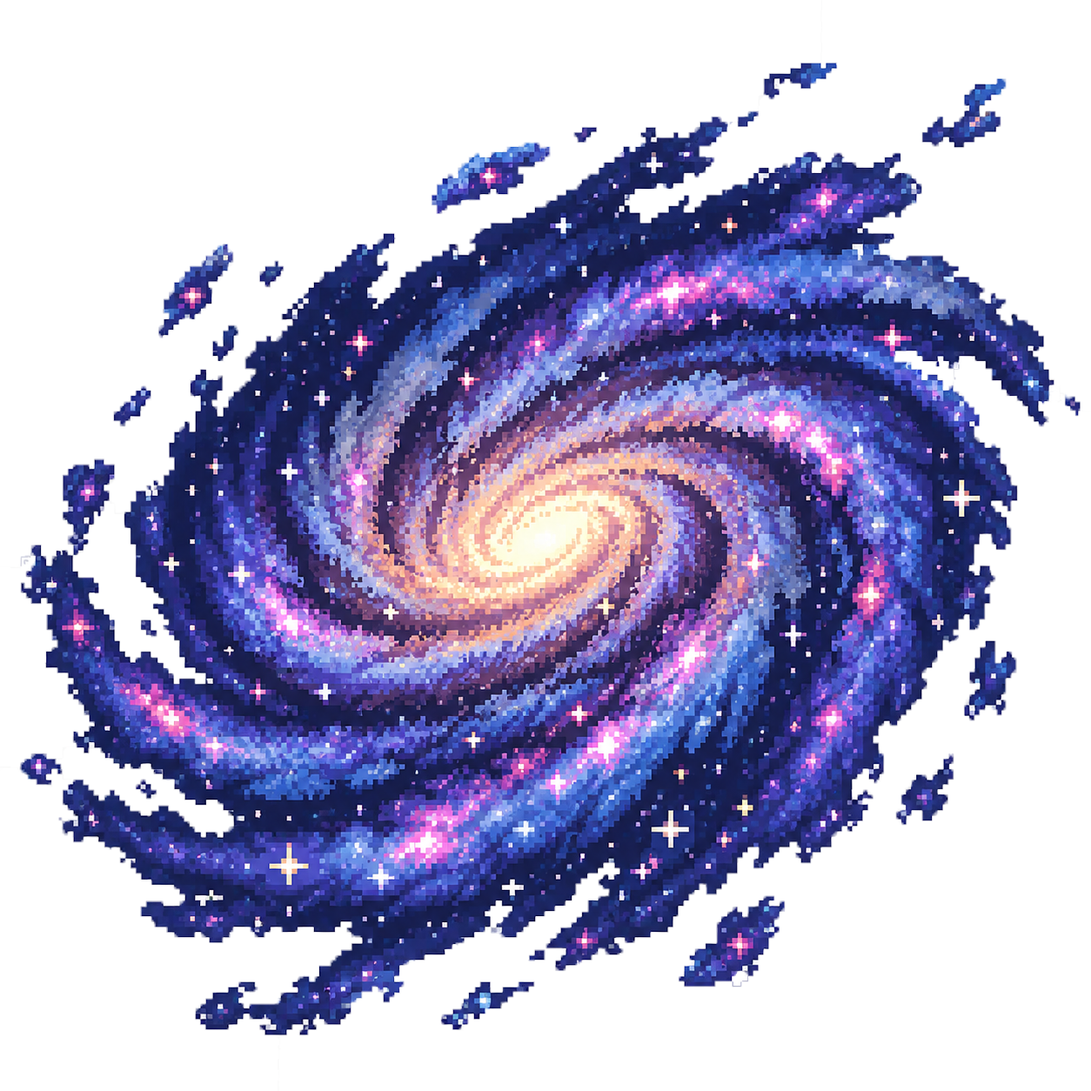
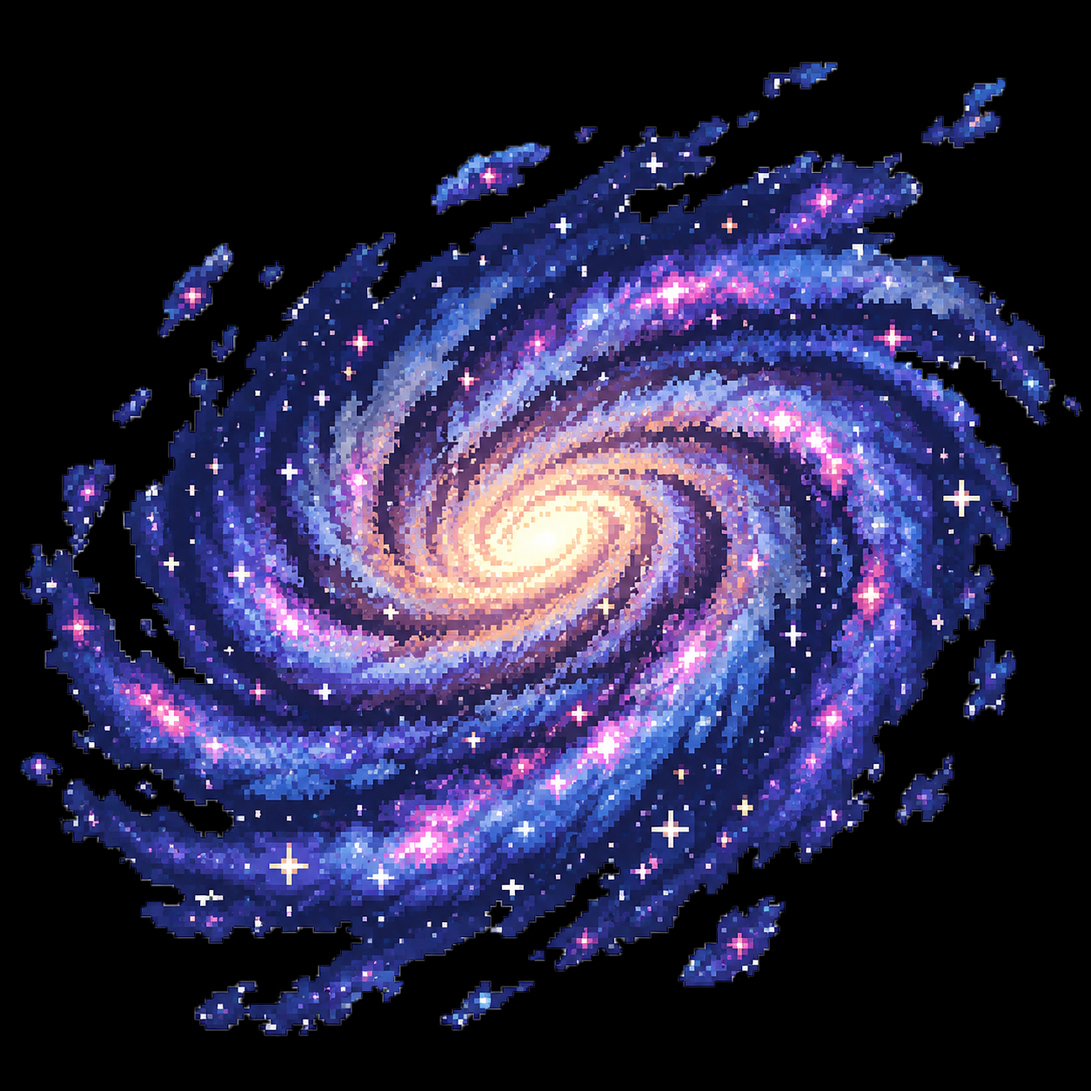
The second 1091px x 1091px image is a revision of the first. Changes to its layers:
painted on "Layer 0" over [0, 0, 1091, 1091]
showed "Layer 1" over [0, 0, 1091, 1091]
